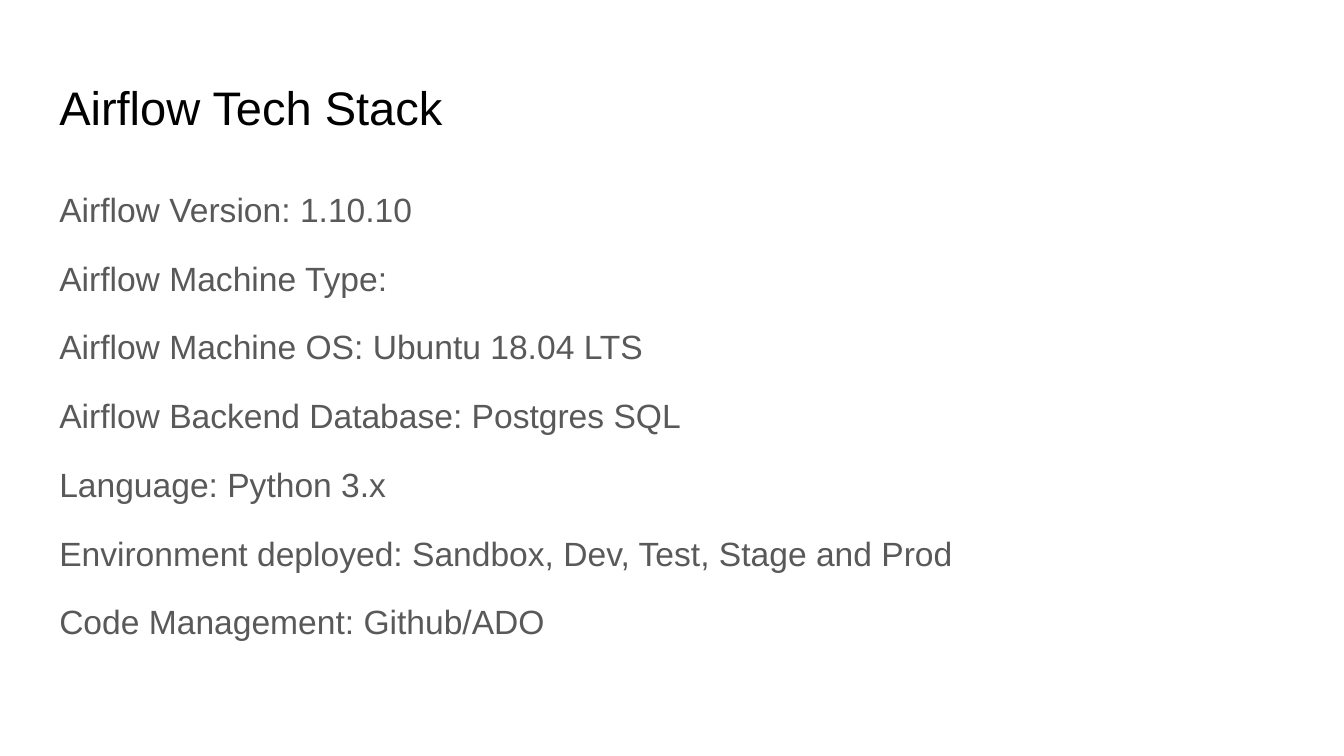
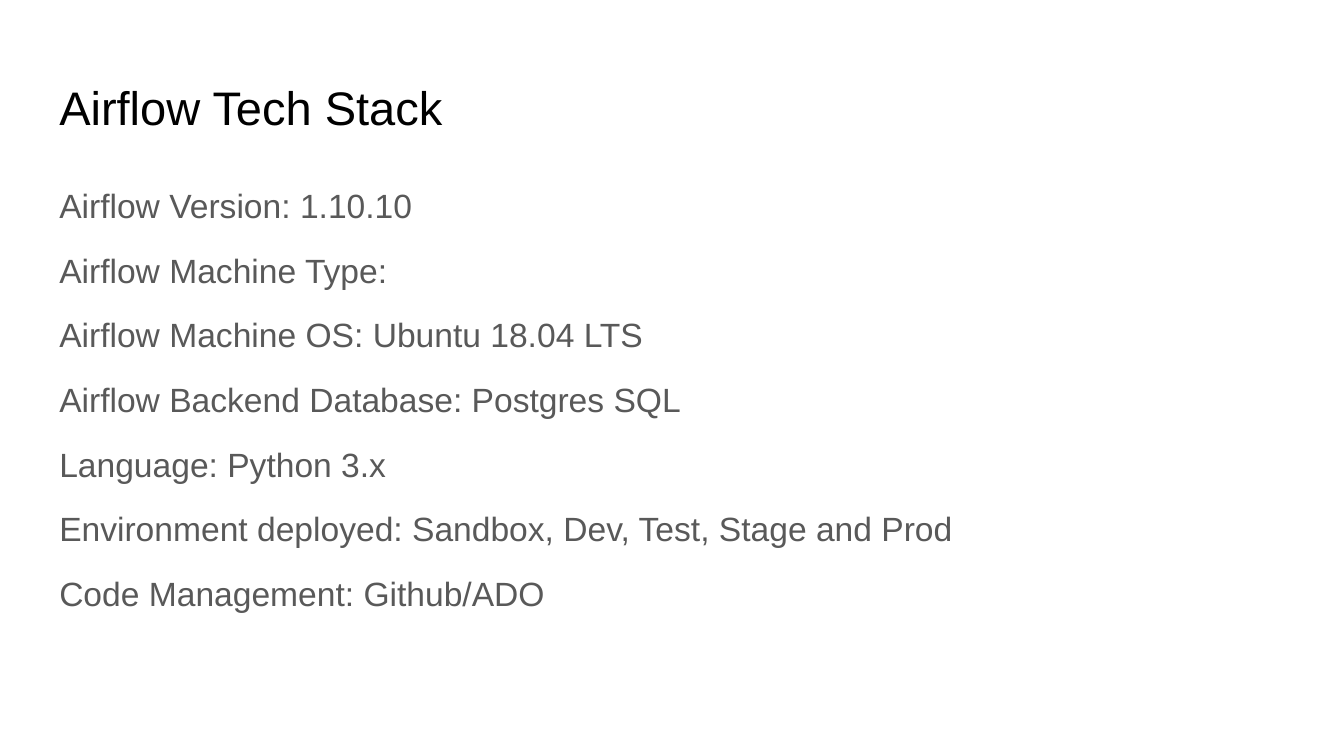
Before and after one commit to speedforcecompiler/stunning-goggles, a slide deck: slide 15 of Documents/AirflowSolution.pptx. Drawn at 1344x756 pixels with LibreOffice and Linux fonts; fonts in the diff are those of the drawing. Boxes give left, top, right and bottom in pixels: in the first picture for what was removed or moved away, otherwise in the second. Text is boxed around its words. In the diff, an @@ line names an element or a change of style, - is before the commit and + after.

Commit message:
Added Airflow PPT

```diff
--- a/Documents/AirflowSolution.pptx
+++ b/Documents/AirflowSolution.pptx
@@ text "Airflow Version: 1.10.10" at [59, 193, 952, 612]: line spacing 1.15 to 1.05 @@
```
Also in this commit, not shown: 6 other slides changed, 1 slide added, 2 other files.
